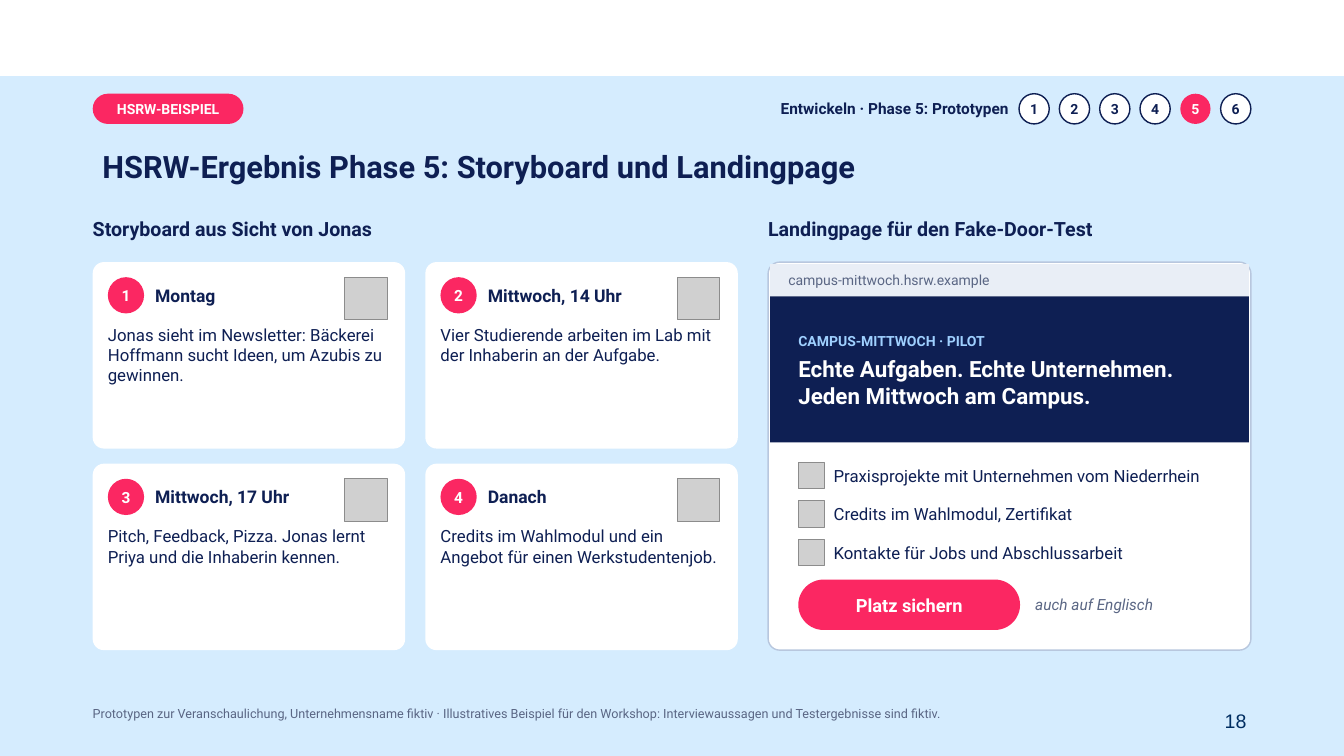
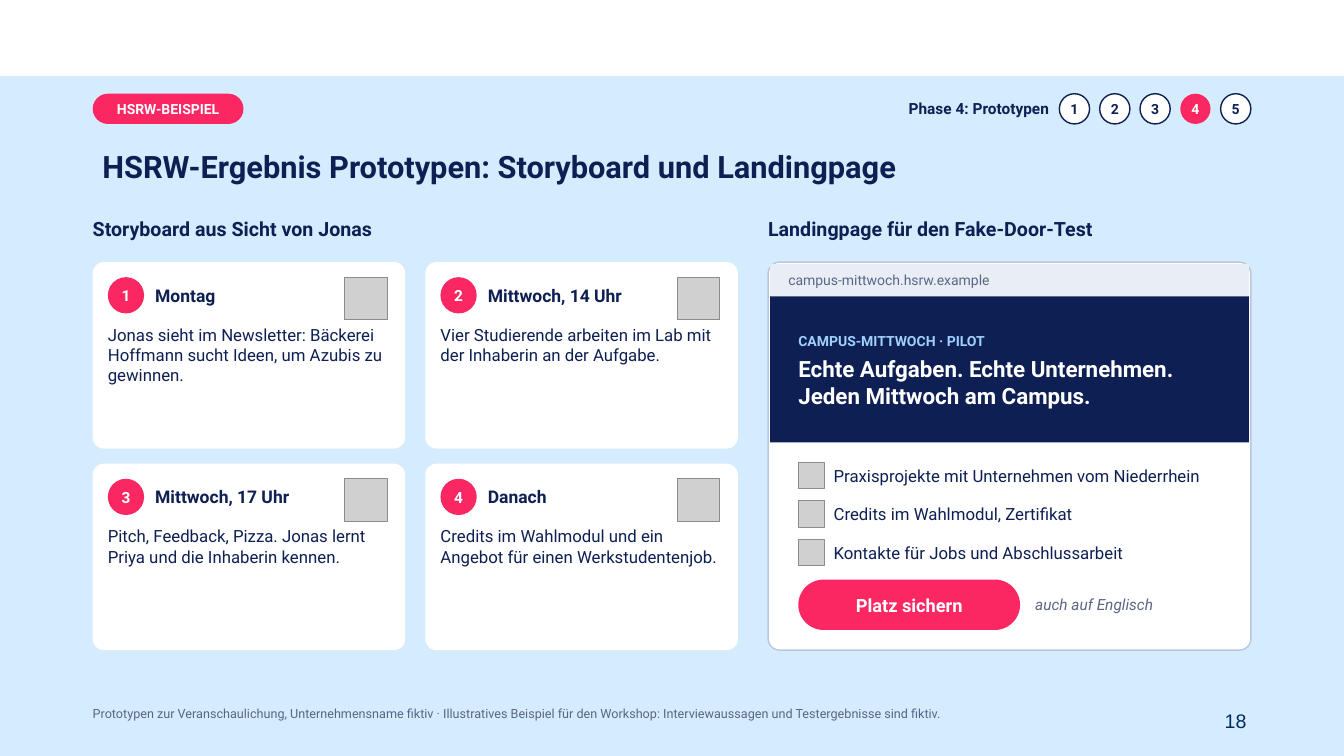
Before and after one commit to nina-nue/NKN, a slide deck: slide 18 of workshop-ki-fuer-kmu/KI-INNOVATION_Teil3_2026-11-20.pptx. Drawn at 1344x756 pixels with LibreOffice and Linux fonts; fonts in the diff are those of the drawing; grey boxes stand for pictures; background and template pictures are left out. Boxes give left, top, right and bottom in pixels: in the first picture for what was removed or moved away, otherwise in the second. Text is boxed around its words. In the diff, an @@ line names an element or a change of style, - is before the commit and + after.

```diff
--- a/workshop-ki-fuer-kmu/KI-INNOVATION_Teil3_2026-11-20.pptx
+++ b/workshop-ki-fuer-kmu/KI-INNOVATION_Teil3_2026-11-20.pptx
@@ text at (909,102,1049,118): text changed @@
-Entwickeln · Phase 5: Prototypen
+Phase 4: Prototypen
@@ 5 ellipses: place and size @@
-5 ellipses at (1019,94,1211,124)
+5 ellipses at (1060,94,1251,124)
@@ ellipse "4" at (1181,94,1211,124): text colour #0E1F53 to #FFFFFF; fill #FFFFFF to #FB2762; outline #0E1F53 1 pt to none @@
@@ ellipse "5" at (1221,94,1251,124): text colour #FFFFFF to #0E1F53; fill #FB2762 to #FFFFFF; outline none to #0E1F53 1 pt @@
@@ text at (102,155,896,185): text changed @@
-HSRW-Ergebnis Phase 5: Storyboard und Landingpage
+HSRW-Ergebnis Prototypen: Storyboard und Landingpage
```
Also in this commit, not shown: 23 other slides changed, 3 other files.
